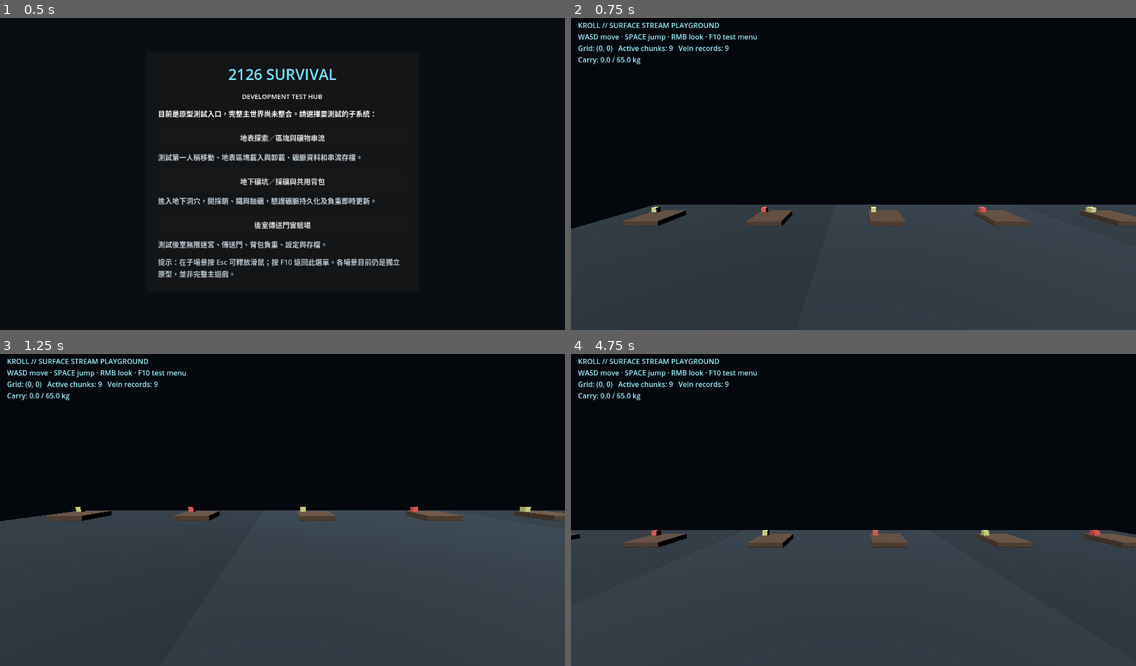
Above: before the commit, frames 1-4 (two rows, left to right).
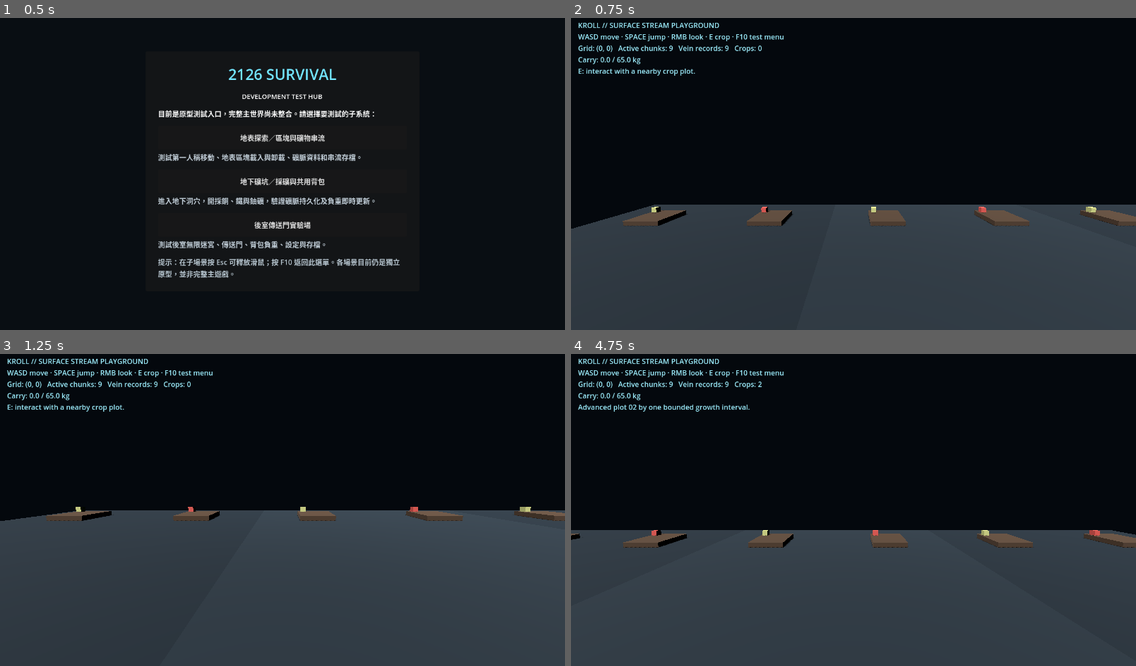
Above: after the commit, the same moments.

Repository: qaqp980520-prog/2126-Survival
Game: Godot game, scene res://prototypes/SurvivalTestHub.tscn
Same seed, same stepped clock (60 frames per second), same inputs: the game is played once before the commit and once after it.
Inputs (mouse positions are in pixels of both pictures, inside the frame that each line leads up to):
- Up to frame 1 (0.5 s): no input
- Up to frame 2 (0.75 s): click "地表探索／區塊與礦物串流" at 0.5 s
- Up to frame 3 (1.25 s): no input
- Up to frame 4 (4.75 s): tap Enter at 1.25, 4.25 s; move the mouse to (977, 491) at 1.27 s; hold D 1.28-2 s; tap E at 1.35, 3.05, 4.55 s; click (977, 491) at 1.42 s; tap Space at 1.52, 2.75, 4.52 s; drag from (740, 522) to (825, 572) at 2.02 s; move the mouse to (910, 438) at 2.77 s; hold D 2.78-3.5 s; hold R 2.78-3.5 s; drag from (825, 572) to (684, 460) at 3.52 s; move the mouse to (1023, 553) at 4.27 s; hold A from 4.28 s (still down); tap Z at 4.35 s

Frame 1 is identical in both runs. In frame 2, 0.4% of the frame differs, in the area x 1-38%, y 5-19%; in frame 3, 0.4%; in frame 4, 0.5%.

Commit message:
Run 36: enable nearby crop interaction in streamed surface chunks

Diff:
--- a/prototypes/SurfaceChunkStreamingPlayground.gd
+++ b/prototypes/SurfaceChunkStreamingPlayground.gd
@@ -28,6 +28,7 @@
 var _mouse_look_active: bool = false
 var _jump_was_down: bool = false
 var _last_restore_report: Dictionary = {}
+var _crop_action_message: String = "E: interact with a nearby crop plot."
 
 func _ready() -> void:
 	_build_streaming_stack()
@@ -118,7 +119,7 @@
 	add_child(layer)
 	hud = Label.new()
 	hud.position = Vector2(16.0, 16.0)
-	hud.size = Vector2(780.0, 110.0)
+	hud.size = Vector2(900.0, 150.0)
 	hud.add_theme_color_override("font_color", Color(0.62, 0.94, 1.0))
 	hud.add_theme_font_size_override("font_size", 16)
 	layer.add_child(hud)
@@ -170,6 +171,8 @@
 				_mouse_look_active = false
 				Input.mouse_mode = Input.MOUSE_MODE_VISIBLE
 				get_tree().change_scene_to_file("res://prototypes/SurvivalTestHub.tscn")
+			elif key_event.keycode == KEY_E:
+				_interact_nearest_crop_plot()
 			elif key_event.keycode == KEY_ESCAPE:
 				_mouse_look_active = false
 				Input.mouse_mode = Input.MOUSE_MODE_VISIBLE
@@ -184,6 +187,28 @@
 		_pitch = clampf(_pitch - motion.relative.y * 0.003, -1.05, 1.05)
 		player.rotation.y = _yaw
 		camera.rotation.x = _pitch
+
+func _interact_nearest_crop_plot(now_unix: int = -1) -> Dictionary:
+	if player == null or chunk_controller == null or crop_controller == null:
+		return {"ok": false, "action": "unavailable", "message": "Crop interaction is unavailable."}
+	var nearest: Node3D = null
+	var nearest_distance: float = 3.25
+	for plot in chunk_controller.get_loaded_crop_plots():
+		if not is_instance_valid(plot):
+			continue
+		var distance: float = player.global_position.distance_to(plot.global_position)
+		if distance <= nearest_distance:
+			nearest = plot
+			nearest_distance = distance
+	if nearest == null:
+		_crop_action_message = "No crop plot within reach."
+		_refresh_hud()
+		return {"ok": false, "action": "out_of_reach", "message": _crop_action_message}
+	var timestamp: int = now_unix if now_unix > 0 else int(Time.get_unix_time_from_system())
+	var result: Dictionary = nearest.call("interact", timestamp)
+	_crop_action_message = str(result.get("message", "Crop action completed."))
+	_refresh_hud()
+	return result
 
 func _sync_streaming(now_unix: int = -1) -> bool:
 	if player == null or director == null:
@@ -364,4 +389,5 @@
 	var inventory_summary: Dictionary = inventory_bridge.call("get_summary") if inventory_bridge != null else {}
 	var weight := float(inventory_summary.get("weight_kg", 0.0))
 	var limit := float(inventory_summary.get("limit_kg", 65.0))
-	hud.text = "KROLL // SURFACE STREAM PLAYGROUND\nWASD move · SPACE jump · RMB look · F10 test menu\nGrid: %s   Active chunks: %d   Vein records: %d\nCarry: %.1f / %.1f kg" % [grid_text, active_count, record_count, weight, limit]
+	var crop_record_count: int = crop_registry.get_saved_ids().size() if crop_registry != null else 0
+	hud.text = "KROLL // SURFACE STREAM PLAYGROUND\nWASD move · SPACE jump · RMB look · E crop · F10 test menu\nGrid: %s   Active chunks: %d   Vein records: %d   Crops: %d\nCarry: %.1f / %.1f kg\n%s" % [grid_text, active_count, record_count, crop_record_count, weight, limit, _crop_action_message]
